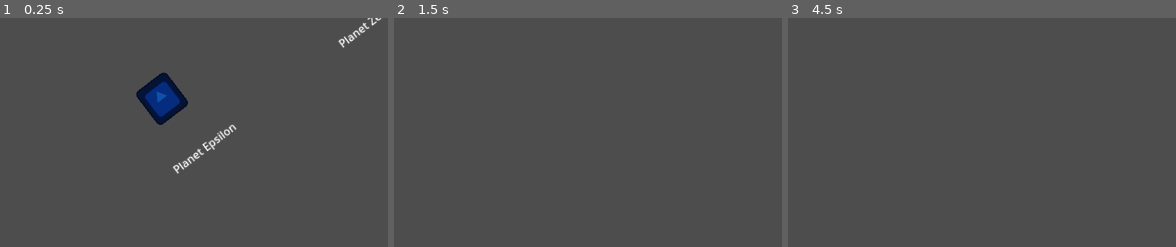
Above: before the commit, frames 1-3 (left to right).
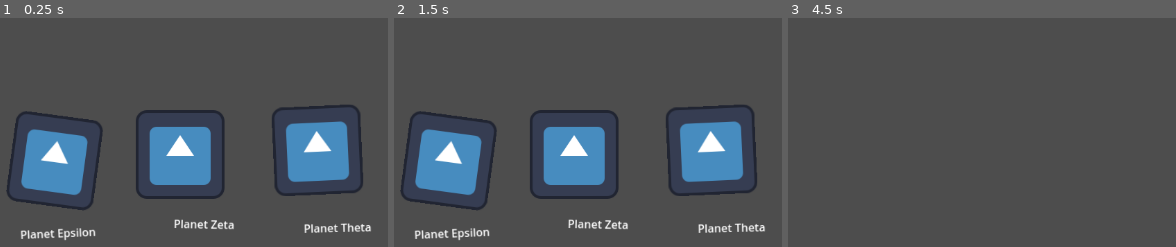
Above: after the commit, the same moments.

Repository: TheWorldisWatchingGameJam/TheWorldisWatching
Game: Godot game, scene res://Scenes/main.tscn
Same seed, same stepped clock (60 frames per second), same inputs: the game is played once before the commit and once after it. The engine's default icon, where the game draws it, is replaced by a stand-in: a white triangle on a blue panel in a dark square.
Inputs (mouse positions are in pixels of both pictures, inside the frame that each line leads up to):
- Up to frame 1 (0.25 s): no input
- Up to frame 2 (1.5 s): tap Enter at 0.5 s; move the mouse to (556, 100) at 0.52 s; click (556, 100) at 0.67 s; tap Space at 1.25 s; move the mouse to (outside the picture) at 1.27 s; click (outside the picture) at 1.42 s
- Up to frame 3 (4.5 s): tap Enter at 2, 3.5 s; move the mouse to (outside the picture) at 2.02 s; click (outside the picture) at 2.17 s; tap Space at 2.75, 4.25 s; move the mouse to (outside the picture) at 2.77 s; click (outside the picture) at 2.92 s; move the mouse to (outside the picture) at 3.52 s; click (outside the picture) at 3.67 s; move the mouse to (873, 176) at 4.27 s; click (873, 176) at 4.42 s

The runs differ from the first frame. In frame 1, 19% of the frame differs, in the area x 1-99%, y 0-97%; in frame 2, 17%; in frame 3, nothing differs.

Commit message:
Starter Planet selection

Diff:
--- /dev/null
+++ b/TWIW/Scenes/PlanetOption.gd
@@ -0,0 +1,19 @@
+extends Area2D
+
+signal planet_clicked(planet_data)
+
+var planet_data = null
+
+func set_planet(p_data):
+	planet_data = p_data
+	$Label.text = p_data.name
+	# TODO: Later you'll set $Sprite2D.texture based on planet_data
+
+func _ready():
+	input_pickable = true
+	input_event.connect(_on_input_event)
+
+func _on_input_event(_viewport, event, _shape_idx):
+	if event is InputEventMouseButton and event.pressed and event.button_index == MOUSE_BUTTON_LEFT:
+		if planet_data != null:
+			planet_clicked.emit(planet_data)
--- a/TWIW/Scenes/main.gd
+++ b/TWIW/Scenes/main.gd
@@ -1,42 +1,21 @@
 # main.gd
-# ATTACH THIS TO: The Main (Node2D) root node
 extends Node2D
 
 @onready var galaxy_manager = $GalaxyManager
-@onready var planet_container = $PlanetContainer
+@onready var planet_options = [$PlanetOption1, $PlanetOption2, $PlanetOption3]
 
-var planet_button_scene = preload("res://Scenes/planet_button.tscn")
-var current_options = []
 var selection_phase = true
 
 func _ready():
 	show_planet_selection()
 
 func show_planet_selection():
-	# Clear any existing planets
-	for child in planet_container.get_children():
-		child.queue_free()
+	var options = galaxy_manager.get_3_random_planets()
 
-	# Get 3 random planets
-	current_options = galaxy_manager.get_3_random_planets()
-
-	# Display them
 	for i in range(3):
-		var planet_btn = planet_button_scene.instantiate()
-		planet_container.add_child(planet_btn)
-
-		# Position them in a row
-		var pos = Vector2(200 + i * 300, 300)
-		planet_btn.setup(current_options[i], pos)
-
-		# Connect click signal
-		planet_btn.planet_clicked.connect(_on_planet_selected)
-
-		# Add label
-		var label = Label.new()
-		label.text = current_options[i].name
-		label.position = Vector2(-50, 80)
-		planet_btn.add_child(label)
+		planet_options[i].set_planet(options[i])
+		planet_options[i].planet_clicked.connect(_on_planet_selected)
+		planet_options[i].visible = true
 
 func _on_planet_selected(planet_data):
 	if not selection_phase:
@@ -45,13 +24,12 @@
 	selection_phase = false
 	print("Player selected: " + planet_data.name)
 
-	# Clear selection screen
-	for child in planet_container.get_children():
-		child.queue_free()
+	# Hide selection screen
+	for option in planet_options:
+		option.visible = false
 
-	# Setup galaxy with chosen planet
+	# Setup galaxy
 	galaxy_manager.setup_galaxy(planet_data)
 	galaxy_manager.print_map()
 
-	# TODO: Show the galaxy map next
 	print("Galaxy generated! Check console for map.")
--- a/TWIW/Scenes/main.tscn
+++ b/TWIW/Scenes/main.tscn
@@ -1,6 +1,8 @@
-[gd_scene load_steps=3 format=3 uid="uid://dfixd4skh3ig7"]
+[gd_scene load_steps=8 format=3 uid="uid://dfixd4skh3ig7"]
 
 [ext_resource type="Script" path="res://Scenes/main.gd" id="1_ektus"]
+[ext_resource type="Script" path="res://Scenes/PlanetOption.gd" id="2_1an38"]
+[ext_resource type="Texture2D" uid="uid://d1pg65rmosvlv" path="res://icon.svg" id="3_mfgap"]
 
 [sub_resource type="GDScript" id="GDScript_s4kby"]
 script/source = "extends Node
@@ -141,6 +143,15 @@
 			print(\"  -> \" + target_name + \" (\" + str(conn.days) + \" days)\")
 "
 
+[sub_resource type="RectangleShape2D" id="RectangleShape2D_l35hw"]
+size = Vector2(150.435, 154.034)
+
+[sub_resource type="RectangleShape2D" id="RectangleShape2D_55hyc"]
+size = Vector2(144.255, 129.649)
+
+[sub_resource type="RectangleShape2D" id="RectangleShape2D_3ef4e"]
+size = Vector2(127.179, 152.021)
+
 [node name="Main" type="Node2D"]
 rotation = -0.651232
 script = ExtResource("1_ektus")
@@ -148,4 +159,63 @@
 [node name="GalaxyManager" type="Node" parent="."]
 script = SubResource("GDScript_s4kby")
 
-[node name="PlanetContainer" type="Node2D" parent="."]
+[node name="PlanetOption1" type="Area2D" parent="."]
+script = ExtResource("2_1an38")
+
+[node name="Sprite2D" type="Sprite2D" parent="PlanetOption1"]
+position = Vector2(21.4718, 275.374)
+rotation = 0.785398
+scale = Vector2(0.988476, 1.0235)
+texture = ExtResource("3_mfgap")
+
+[node name="CollisionShape2D" type="CollisionShape2D" parent="PlanetOption1"]
+position = Vector2(18.7643, 277.633)
+rotation = -0.948813
+shape = SubResource("RectangleShape2D_l35hw")
+
+[node name="Label" type="Label" parent="PlanetOption1"]
+offset_left = -75.8809
+offset_top = 320.623
+offset_right = -35.8809
+offset_bottom = 343.623
+rotation = 0.610718
+
+[node name="PlanetOption2" type="Area2D" parent="."]
+script = ExtResource("2_1an38")
+
+[node name="Sprite2D" type="Sprite2D" parent="PlanetOption2"]
+position = Vector2(170.883, 377.932)
+rotation = 0.650436
+texture = ExtResource("3_mfgap")
+
+[node name="CollisionShape2D" type="CollisionShape2D" parent="PlanetOption2"]
+position = Vector2(174.671, 379.562)
+rotation = 0.636305
+shape = SubResource("RectangleShape2D_55hyc")
+
+[node name="Label" type="Label" parent="PlanetOption2"]
+offset_left = 110.383
+offset_top = 442.467
+offset_right = 150.383
+offset_bottom = 465.467
+rotation = 0.670502
+
+[node name="PlanetOption3" type="Area2D" parent="."]
+script = ExtResource("2_1an38")
+
+[node name="Sprite2D" type="Sprite2D" parent="PlanetOption3"]
+position = Vector2(331.997, 493.181)
+rotation = 0.605808
+texture = ExtResource("3_mfgap")
+
+[node name="CollisionShape2D" type="CollisionShape2D" parent="PlanetOption3"]
+position = Vector2(332.225, 489.583)
+rotation = 0.61287
+shape = SubResource("RectangleShape2D_3ef4e")
+
+[node name="Label" type="Label" parent="PlanetOption3"]
+offset_left = 254.868
+offset_top = 561.387
+offset_right = 294.868
+offset_bottom = 584.387
+rotation = 0.629984
